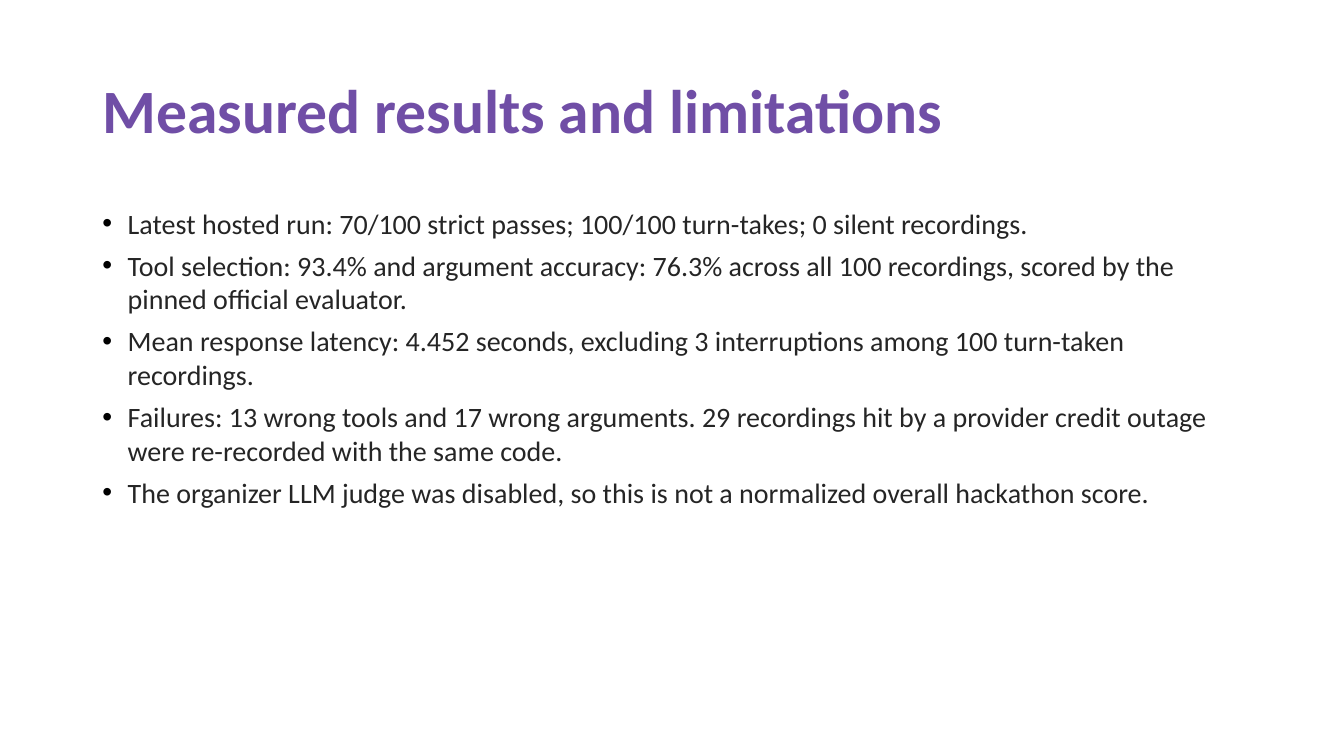
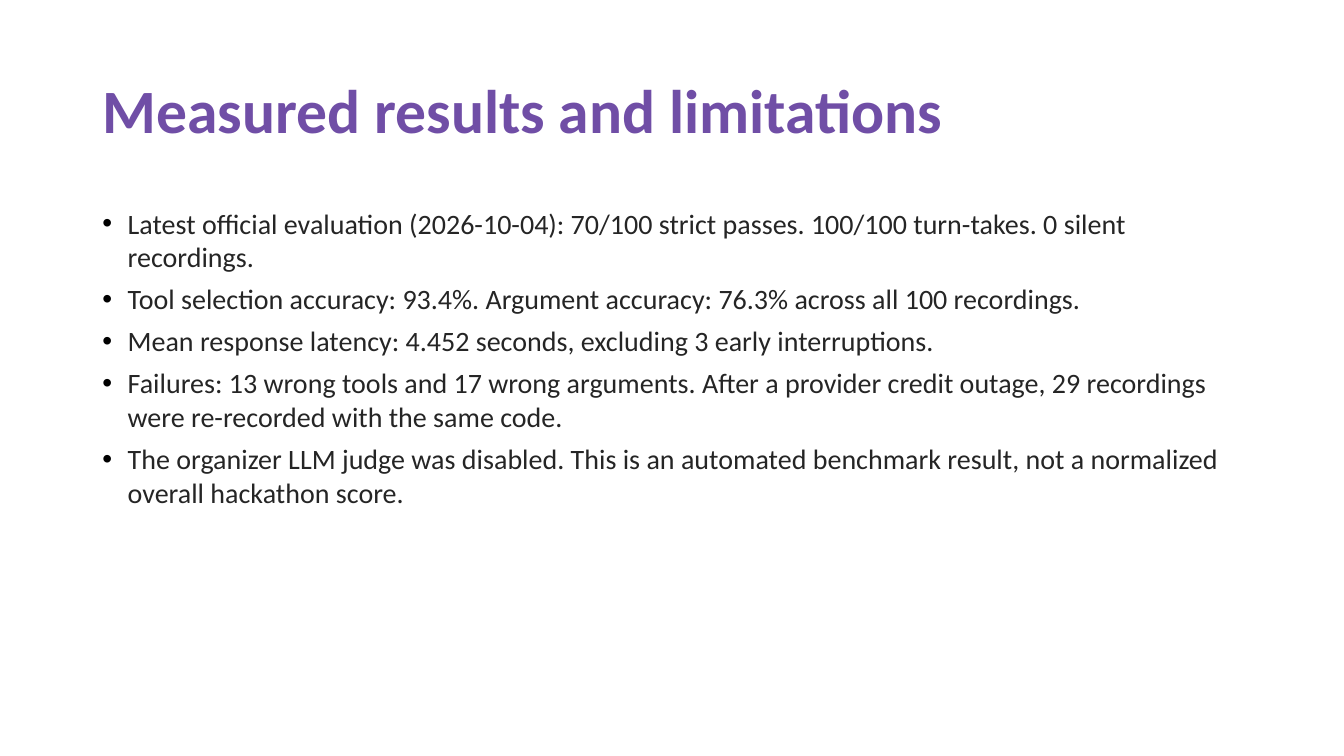
Before and after one commit to Maitri-shah29/Interra, a slide deck: slide 6 of docs/Interra_Theme05_submission.pptx. Drawn at 1344x756 pixels with LibreOffice and Linux fonts; fonts in the diff are those of the drawing. Boxes give left, top, right and bottom in pixels: in the first picture for what was removed or moved away, otherwise in the second. Text is boxed around its words. In the diff, an @@ line names an element or a change of style, - is before the commit and + after.

Commit message:
Update eight-slide results, completion text and submission links

```diff
--- a/docs/Interra_Theme05_submission.pptx
+++ b/docs/Interra_Theme05_submission.pptx
@@ text at (128,213,1218,503): text changed @@
-• Latest hosted run: 70/100 strict passes; 100/100 turn-takes; 0 silent recordings.
-• Tool selection: 93.4% and argument accuracy: 76.3% across all 100 recordings, scored by the pinned official evaluator.
-• Mean response latency: 4.452 seconds, excluding 3 interruptions among 100 turn-taken recordings.
-• Failures: 13 wrong tools and 17 wrong arguments. 29 recordings hit by a provider credit outage were re-recorded with the same code.
-• The organizer LLM judge was disabled, so this is not a normalized overall hackathon score.
+• Latest official evaluation (2026-10-04): 70/100 strict passes. 100/100 turn-takes. 0 silent recordings.
+• Tool selection accuracy: 93.4%. Argument accuracy: 76.3% across all 100 recordings.
+• Mean response latency: 4.452 seconds, excluding 3 early interruptions.
+• Failures: 13 wrong tools and 17 wrong arguments. After a provider credit outage, 29 recordings were re-recorded with the same code.
+• The organizer LLM judge was disabled. This is an automated benchmark result, not a normalized overall hackathon score.
```
Also in this commit, not shown: 3 other slides changed, 11 other files.
